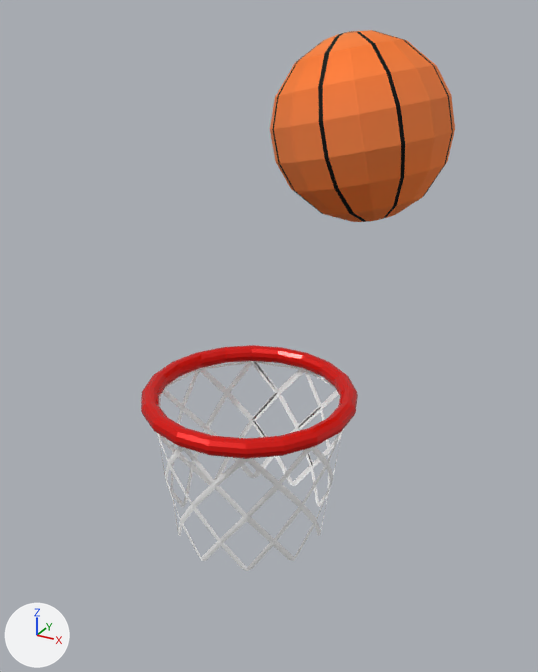
The glTF model arcade-games/public/assets/Basketball/Basketball.glb, before and after one commit.
One viewpoint serves both versions: a camera (50 mm lens) standing at (2.82, -3.32, 7.06) and looking at (0.9, 0.17, 5.32). The lights are fixed; the arrows at lower left show +X, +Y and +Z.

The scene before the commit, as lines of its bpy script (objects in view):
```python
me_net = bpy.data.meshes.new('net')
me_net.from_pydata(...)  # 230 vertices, 340 faces; spans x -0.00543..0.00549, y -0.00384..0.00431, z -0.00552..0.00548
me_net.materials.append(mat_material_004)  # white #ffffff
me_ring = bpy.data.meshes.new('ring')
me_ring.from_pydata(...)  # a torus around y (ring radius 0.00555, tube radius 0.00049) spanning x -0.0061..0.00588, y -0.00049..0.00049, z -0.00599..0.00599
me_ring.materials.append(mat_material_002)  # red #e70b00
me_sphere = bpy.data.meshes.new('Sphere')
me_sphere.from_pydata(...)  # 256 vertices, 508 faces; spans x -0.00553..0.00553, y -0.00545..0.00546, z -0.00545..0.00545
me_sphere.materials.append(mat_material_001)  # picture img_untitled_fbm
ob_net = bpy.data.objects.new('net', me_net)
ob_net.parent = ob_ring
ob_net.location = (-0.000146, 0.00434, 0.000017)
ob_ring = bpy.data.objects.new('ring', me_ring)
ob_ring.parent = ob_rootnode
ob_ring.location = (0.961, -0.136, 5.086)
ob_ring.rotation_euler = (-1.571, 0.0, 0.0)  # degrees (-90, 0, 0)
ob_ring.scale = (100.0, 100.0, 100.0)
ob_sphere = bpy.data.objects.new('Sphere', me_sphere)
ob_sphere.parent = ob_rootnode
ob_sphere.location = (1.084, 1.0, 6.398)
ob_sphere.rotation_euler = (-1.68, 1.349, -0.0987)  # degrees (-96, 77, -5.7)
ob_sphere.scale = (100.0, 100.0, 100.0)
```
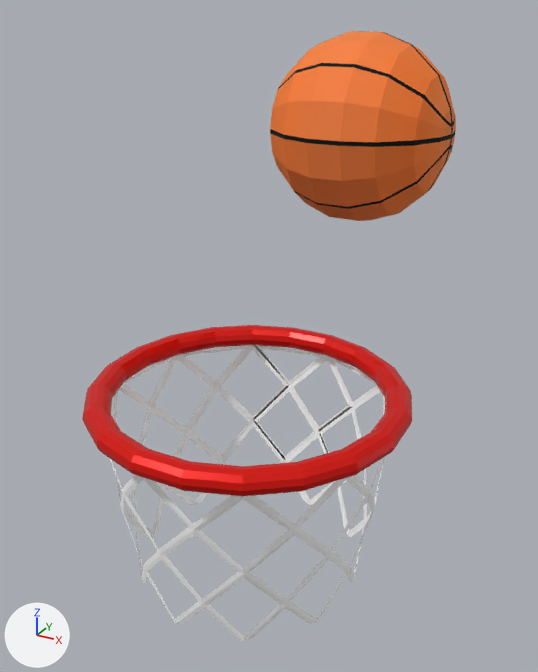
Commit message: Updated basketball assets

What differs and where, as boxes [x1, y1, x2, y2] in the pictures (538 x 672 px):
'Sphere', turned
    before: [270, 30, 455, 222]
    after: [270, 31, 456, 221]
'ring', rescaled (52% wider, 50% taller)
    before: [141, 345, 358, 459]
    after: [82, 325, 412, 497]
'net', rescaled (49% wider, 41% taller)
    before: [157, 361, 343, 571]
    after: [109, 345, 387, 642]

The change in detail:
Object 'ring' (ob_ring) is rescaled from (100.0, 100.0, 100.0) to (151.0, 133.0, 151.0).
Object 'Sphere' (ob_sphere) turns from (-96, 77, -5.7) to (0, 0, -180) degrees about x, y and z.
